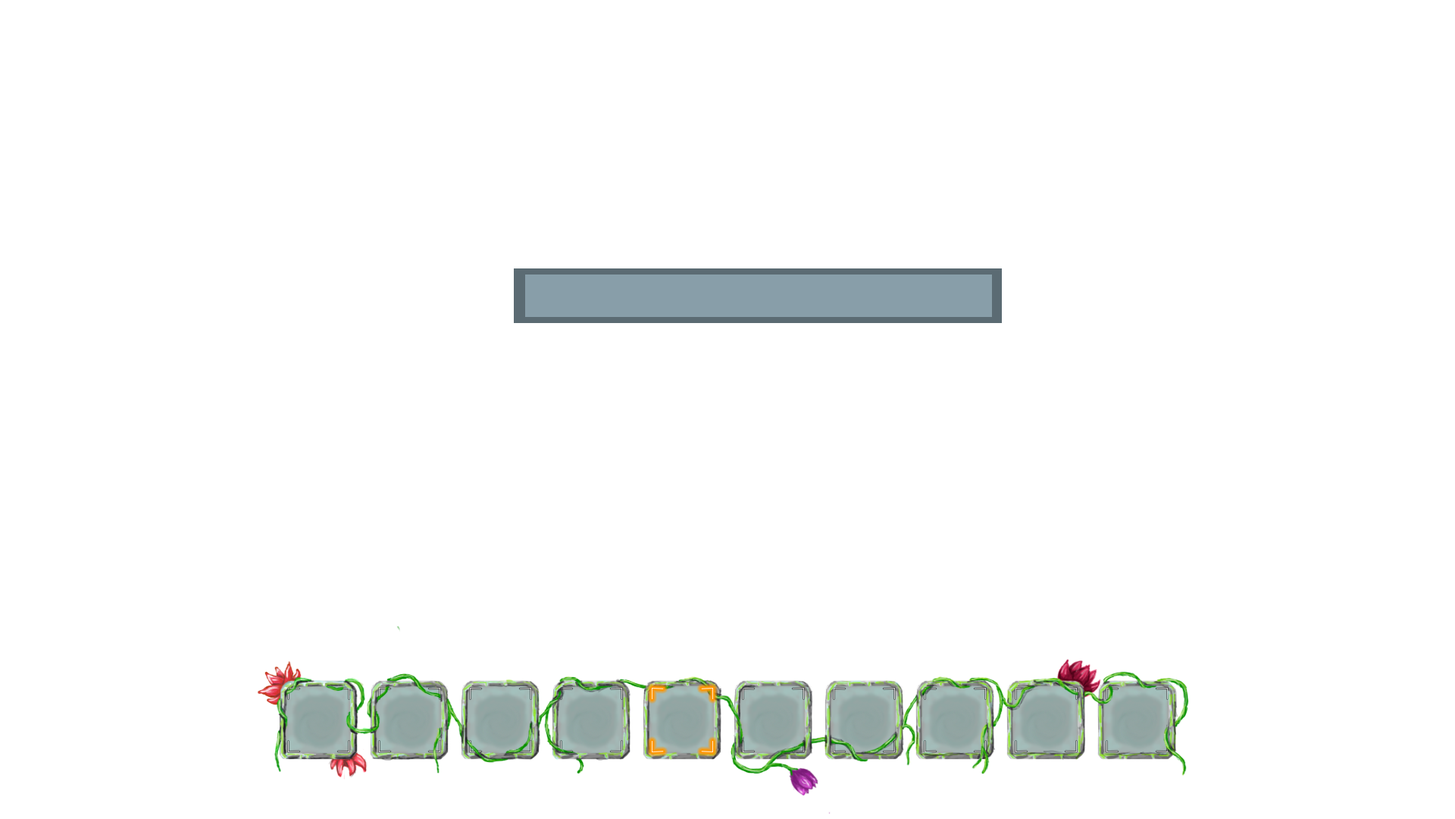
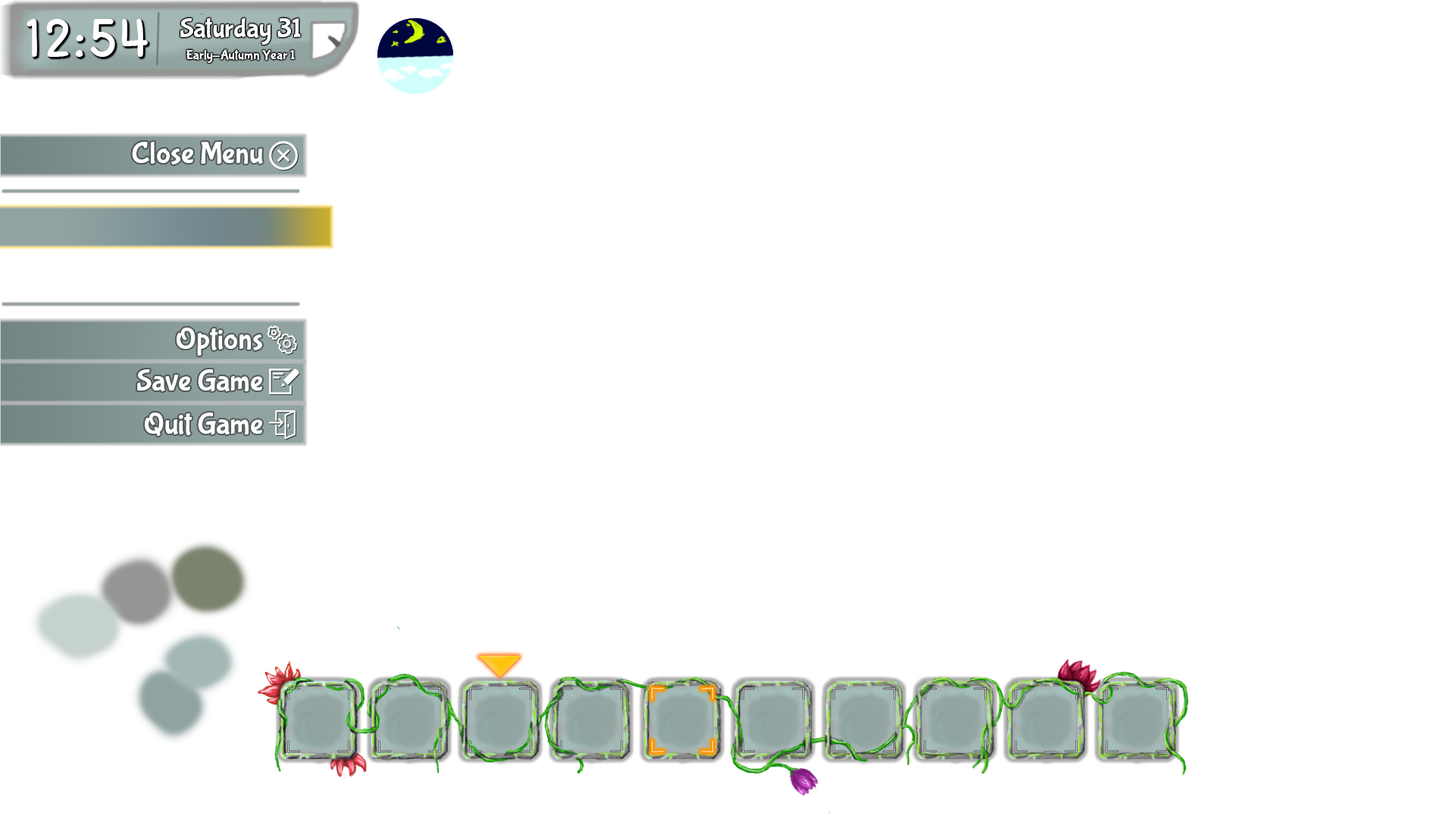
The second 1455 x 819 image is a revision of the first. Changes to its layers:
added layer "Palette" above "Inventory" over [30, 538, 252, 745]
added group "In-Game Menu" with 26 layers above "Time" over [0, 134, 332, 445]
added group "CloseMenuButton" with 3 layers in group "In-Game Menu" over [0, 134, 306, 176]
added layer "CloseMEnu" in group "CloseMenuButton" over [131, 141, 264, 165]
added layer "CloseMenuBUtton" in group "CloseMenuButton" over [0, 134, 306, 176]
added group "InventoryButton" (1st of 2, in "In-Game Menu") with 3 layers in group "In-Game Menu" over [0, 206, 332, 248]
added layer "InventoryButton" (2nd of 2, in "In-Game Menu" › "InventoryButton") in group "InventoryButton" over [0, 206, 332, 248]
added group "OptionsButton" (1st of 2, in "In-Game Menu") with 3 layers in group "In-Game Menu" over [0, 319, 306, 361]
added layer "OptionsButton" (2nd of 2, in "In-Game Menu" › "OptionsButton") in group "OptionsButton" over [0, 319, 306, 361]
added group "SaveButton" (1st of 2, in "In-Game Menu") with 3 layers in group "In-Game Menu" over [0, 361, 306, 403]
added layer "SaveGame" in group "SaveButton" over [137, 369, 263, 392]
added layer "SaveButton" (2nd of 2, in "In-Game Menu" › "SaveButton") in group "SaveButton" over [0, 361, 306, 403]
added group "QuitButton" (1st of 2, in "In-Game Menu") with 3 layers in group "In-Game Menu" over [0, 403, 306, 445]
added layer "QuitButton" (2nd of 2, in "In-Game Menu" › "QuitButton") in group "QuitButton" over [0, 403, 306, 445]
added group "Time" with 6 layers above "InfoPopupExtra" over [0, 0, 454, 94]
added layer "Saturday 31" in group "Time" over [180, 18, 301, 45]
added layer "12:54" in group "Time" over [26, 18, 148, 57]
added layer "Background" in group "Time" over [0, 0, 414, 83]
added layer "Layer 14" in group "Time" over [377, 18, 454, 94]
hid group "InfoPopup" (6 layers) over [513, 268, 1003, 323]
removed layer "Layer 5" from group "InfoPopup" over [513, 268, 1003, 323]
…and 11 more changes (11 added)
